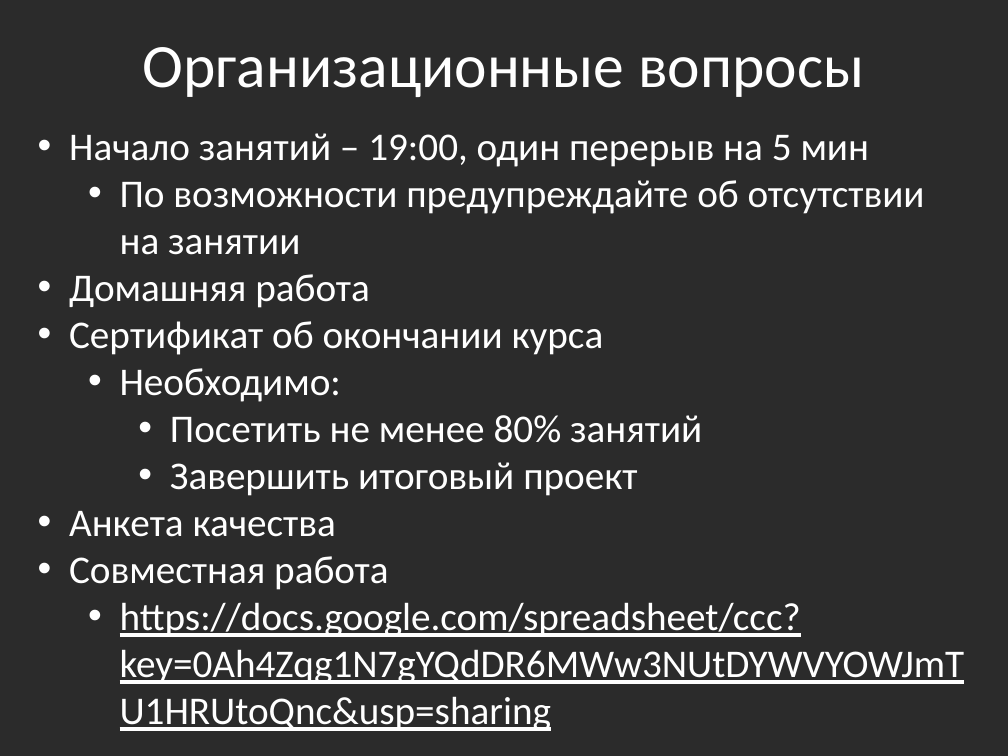
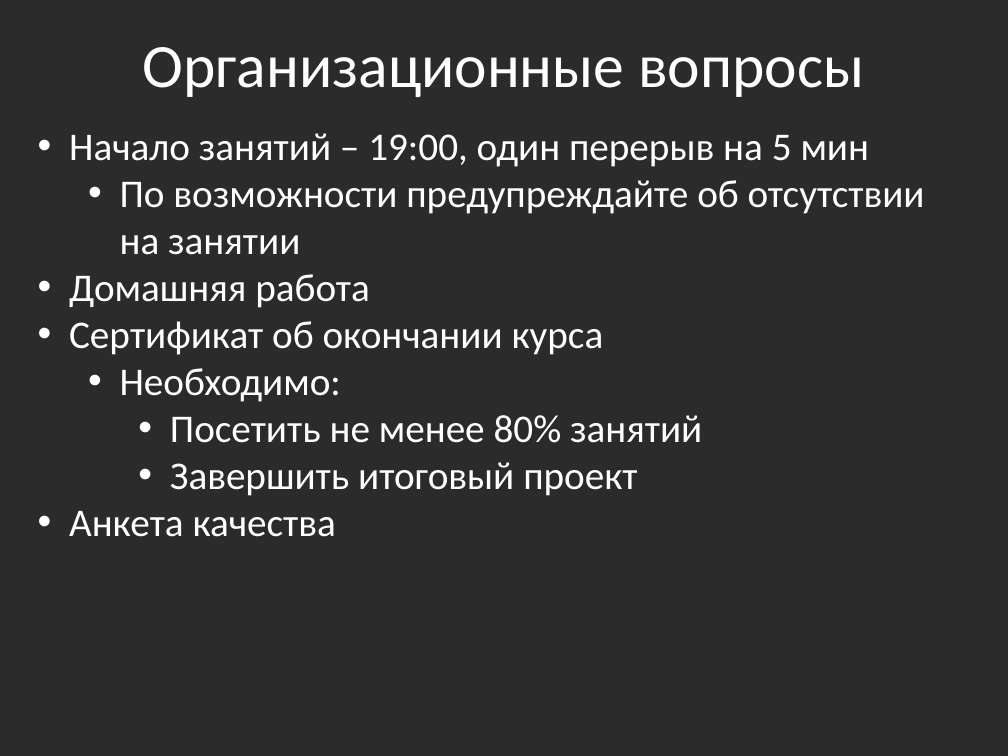
Before and after one commit to bazile/Training, a slide deck: slide 4 of Presentation/intro.pptx. Drawn at 1008x756 pixels with LibreOffice and Linux fonts; fonts in the diff are those of the drawing; background and template pictures are left out; a plain dark background stands for a picture behind light text. Boxes give left, top, right and bottom in pixels: in the first picture for what was removed or moved away, otherwise in the second. Text is boxed around its words. In the diff, an @@ line names an element or a change of style, - is before the commit and + after.

```diff
--- a/Presentation/intro.pptx
+++ b/Presentation/intro.pptx
@@ text at (69,556,965,731): paragraphs removed @@
-• Совместная работа
-  • https://docs.google.com/spreadsheet/ccc?key=0Ah4Zqg1N7gYQdDR6MWw3NUtDYWVYOWJmTU1HRUtoQnc&usp=sharing
```
Also in this commit, not shown: 1 other slide changed, 2 other files.
